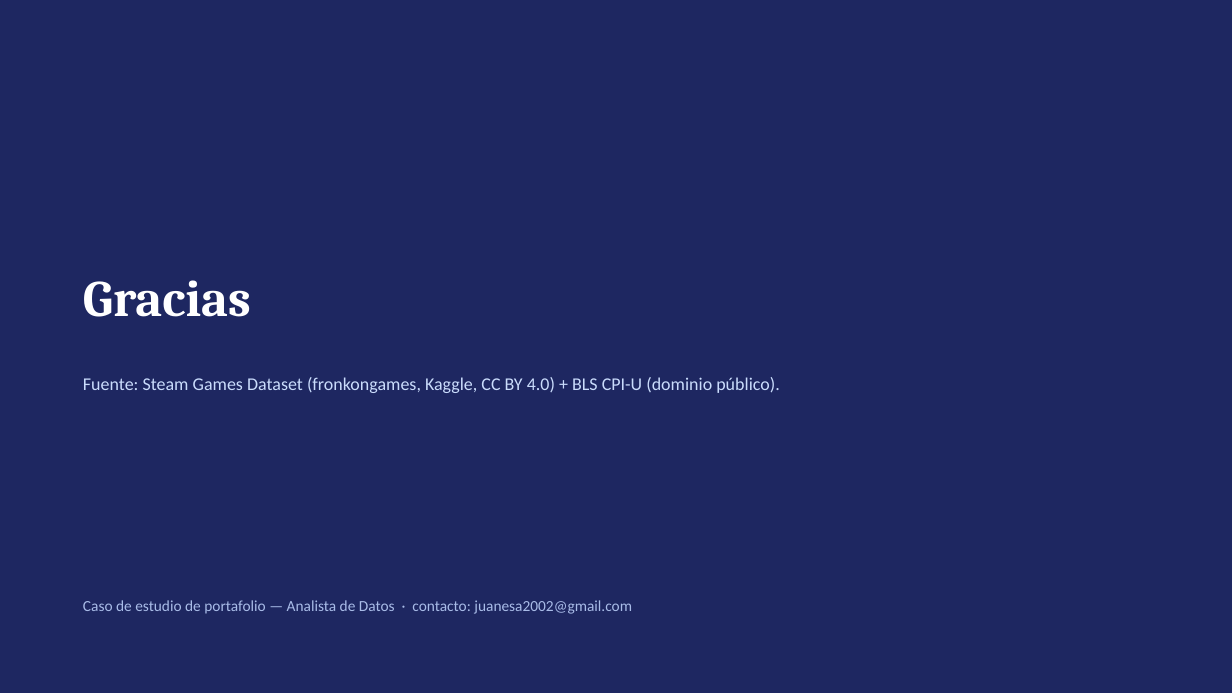
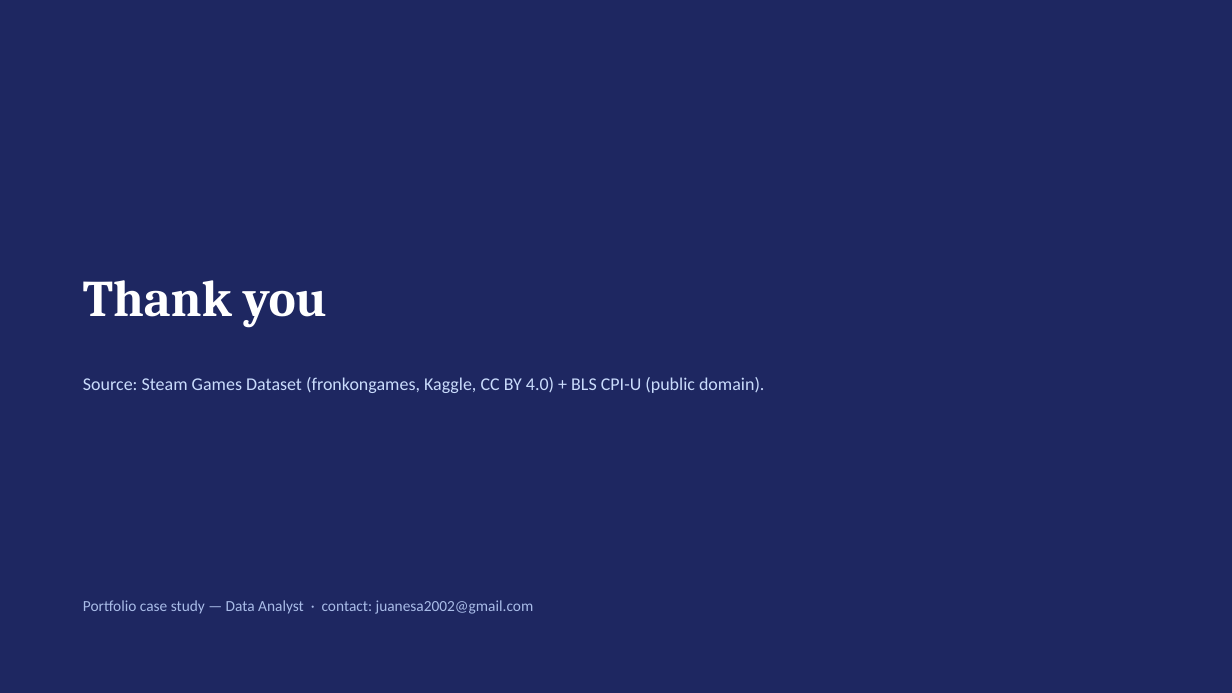
Before and after one commit to BobbyTarantino099/steam-price-reception, a slide deck: slide 13 of entregables/presentacion_fase5.pptx. Drawn at 1232x693 pixels with LibreOffice and Linux fonts; fonts in the diff are those of the drawing. Boxes give left, top, right and bottom in pixels: in the first picture for what was removed or moved away, otherwise in the second. Text is boxed around its words. In the diff, an @@ line names an element or a change of style, - is before the commit and + after.

```diff
--- a/entregables/presentacion_fase5.pptx
+++ b/entregables/presentacion_fase5.pptx
@@ text at bbox=[83, 280, 327, 327]: text changed @@
-Gracias
+Thank you
@@ text at bbox=[83, 377, 764, 393]: text changed @@
-Fuente: Steam Games Dataset (fronkongames, Kaggle, CC BY 4.0) + BLS CPI-U (dominio público).
+Source: Steam Games Dataset (fronkongames, Kaggle, CC BY 4.0) + BLS CPI-U (public domain).
@@ text at bbox=[83, 600, 534, 614]: text changed @@
-Caso de estudio de portafolio — Analista de Datos · contacto: juanesa2002@gmail.com
+Portfolio case study — Data Analyst · contact: juanesa2002@gmail.com
```
Also in this commit, not shown: 8 other slides changed, 4 slides added, 4 slides removed, 15 other files.
